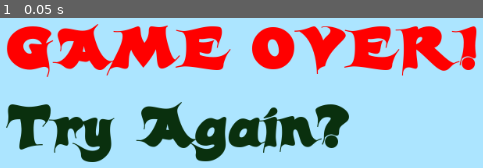
Above: before the commit, frame 1.
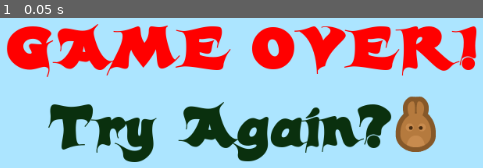
Above: after the commit, the same moment.

Repository: KennedyMungai/SimplePlatformer
Game: Godot game, scene res://Scenes/GameOver.tscn
The game is run twice, just before and just after one commit, with the same random seed, the same clock (stepped at 60 frames per second) and the same inputs. This scene is started directly instead of the project's main scene.
Inputs:
- Up to frame 1 (0.05 s): no input

The runs differ from the first frame. In frame 1, 17% of the frame differs, in the area x 1-91%, y 52-96%.

Commit message:
Added a texture to the texture button

Diff:
--- a/Scenes/GameOver.tscn
+++ b/Scenes/GameOver.tscn
@@ -1,7 +1,8 @@
-[gd_scene load_steps=4 format=2]
+[gd_scene load_steps=5 format=2]
 
 [ext_resource path="res://GFX/Background/bg_layer1.png" type="Texture" id=1]
 [ext_resource path="res://Fonts/candles_.ttf" type="DynamicFontData" id=2]
+[ext_resource path="res://GFX/HUD/lifes.png" type="Texture" id=3]
 
 [sub_resource type="DynamicFont" id=1]
 size = 75
@@ -39,15 +40,18 @@
 margin_top = 100.0
 margin_right = 604.0
 margin_bottom = 196.0
+alignment = 1
 
 [node name="Label2" type="Label" parent="CenterContainer/VBoxContainer/HBoxContainer"]
-margin_right = 440.0
+margin_left = 54.0
+margin_right = 494.0
 margin_bottom = 96.0
 custom_colors/font_color = Color( 0.0431373, 0.192157, 0.0588235, 1 )
 custom_fonts/font = SubResource( 1 )
 text = "Try Again?"
 
 [node name="TextureButton" type="TextureButton" parent="CenterContainer/VBoxContainer/HBoxContainer"]
-margin_left = 444.0
-margin_right = 444.0
+margin_left = 498.0
+margin_right = 550.0
 margin_bottom = 96.0
+texture_normal = ExtResource( 3 )
